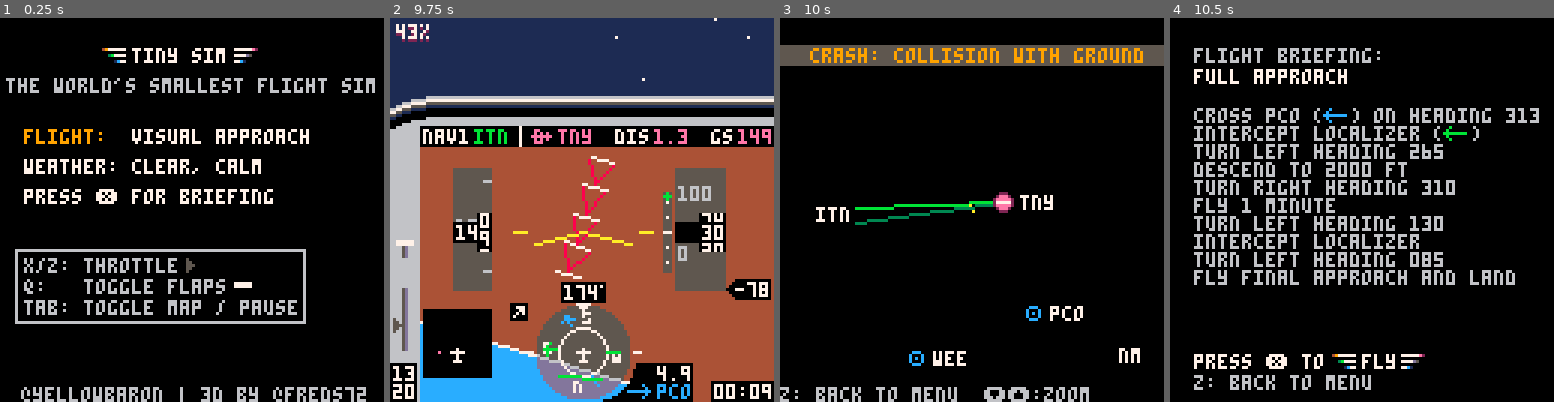
Above: before the commit, frames 1-4 (left to right).
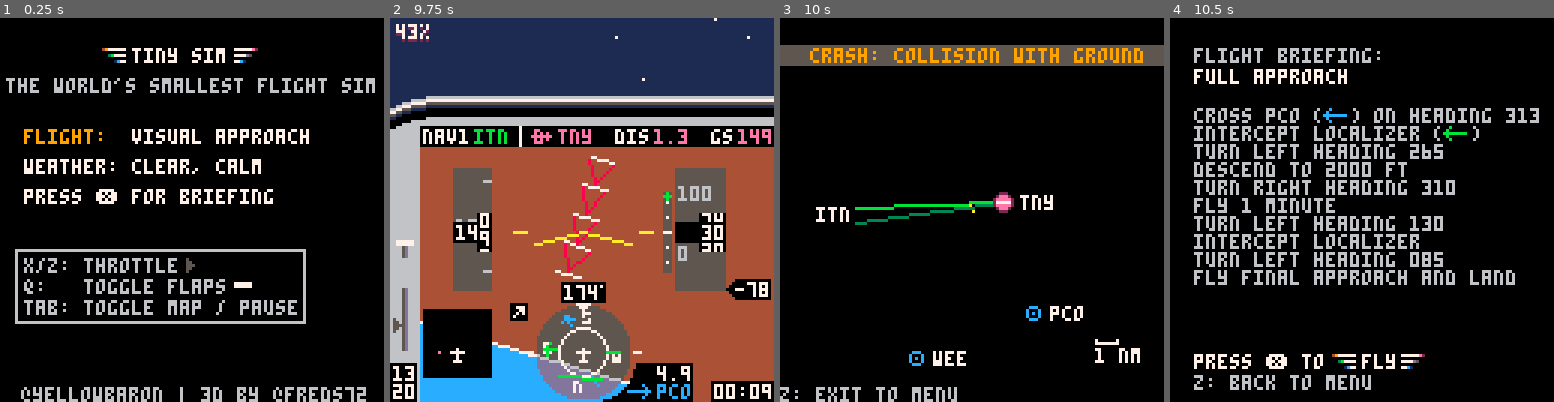
Above: after the commit, the same moments.

Repository: freds72/tiny_sim
Game: PICO-8 cartridge carts/tinysim.p8
Two runs of this game, one before a commit and one after it. Both use one fixed random seed, a clock stepped at 60 frames per second and the inputs below.
Inputs:
- Up to frame 1 (0.25 s): no input
- Up to frame 2 (9.75 s): tap X (X key) at 0.33, 0.7, 1.43, 2.58, 3.1, 3.62, 4.13, 4.65, 5.17, 5.68, 6.2, 6.72, 7.23, 7.75, 8.27, 8.78, 9.3 s; tap O (Z key) at 1.07, 1.8, 2.43, 3.07, 3.7, 4.33, 4.97, 5.6, 6.23, 6.87, 7.5, 8.13, 8.77, 9.4 s; hold Right 2.33-3.33 s; hold Right 3.38-4.22 s; hold Up 4.27-4.67 s; hold Right 4.72-5.72 s; hold Down 5.77-6.1 s; hold Left 6.15-6.98 s; hold Right 7.03-8.03 s; hold Right 8.08-8.92 s; hold Up 8.97-9.37 s; hold Right from 9.42 s (still down)
- Up to frame 3 (10 s): keep holding Right; tap X (X key) at 9.82 s
- Up to frame 4 (10.5 s): tap O (Z key) at 10.03 s; tap X (X key) at 10.33 s; release Right at 10.42 s; hold Down from 10.47 s (still down)

Frames 1-2 are identical in both runs. In frame 3, 0.8% of the frame differs, in the area x 10-89%, y 83-100%; in frame 4, nothing differs.

Commit message:
Removed map zoom

Diff:
--- a/carts/tinysim.p8
+++ b/carts/tinysim.p8
@@ -102,7 +102,6 @@
 	onground=false
 	hardlanding=0 --0: soft, 1: hard, 2:crash
  flight={}
-	zoom=1
 
  --3d
  cam=make_cam(64,12,64)
@@ -630,8 +629,8 @@
     y-=3
     if l[4]=="vor" then
       spr(39,x,y)
-      if(zoom<8) print(l[3],x+9,y+1,7)
-    elseif l[4]=="ils" and zoom<8 then
+      print(l[3],x+9,y+1,7)
+    elseif l[4]=="ils" then
       local a=(l[5]-3)/360
       local b=(l[5]+3)/360
       local _x=sin(a)
@@ -662,18 +661,18 @@
 			 rectfill(0,9,127,15,5)
 				print("pause",10,10,c)
 		end
-  print(zoom.." nm",105,110,7)
+  print("1 nm",105,110,7)
   spr(21,105,107)
   if hardlanding==2 then
-		  print("z: back to menu  \131\148:zoom",0,123,6)
+		  print("z: exit to menu",0,123,6)
 		else
-		  print("tab: fly  z: menu  \131\148:zoom",0,123,6)
+		  print("tab: fly, z: exit to menu",0,123,6)
 		end
 end
 
 function scalemap(_x,_y)
   --based on 16nm*zoom per 128px
-  return ((_x-lon)/600)*128/zoom+64,128+((_y-lat)/600)*128/zoom-64
+  return ((_x-lon)/600)*128+64,128+((_y-lat)/600)*128-64
 end
 
 function drawbriefing()
@@ -825,12 +824,6 @@
   elseif menu==2 then --pause/map screen
     if btnp(4) then --z
       _init()
-    elseif btnp(2) then --up
-					 zoom*=2
-						zoom=mid(0.5,zoom,8)
-				elseif btnp(3) then --down
-					 zoom/=2
-						zoom=mid(0.5,zoom,8)
 				elseif btnp(4,1) then --tab
 						menu=0
     end
@@ -1642,14 +1635,14 @@
 00000000ffffffffffffffffffffffffffffffffffffffffffffffffffffffff0000000055600000001500001515151500000000000000000000000000000000
 00000000ffffffffffffffffffffffffffffffffffffffffffffffffffffffff1556005656700000015600005151515100000000000000000000000000000000
 00000000ffffffffffffffffffffffffffffffffffffffffffffffffffffffff5677567757700000056700001515151500000000000000000000000000000000
-0000000000000000ffffffff77777fffffbfffff00000000ff222fffffffffff1288528828700000002800000000000000000000000000000000000000000000
-1d00000000000000fffffffff777fffffbffffff00000000f2e7e2ffff0fffff0000000029a00000014900000000000000000000000000000000000000000000
-2e00000000000000ffffffffff7fffffbbbbbbbb000000002ee7ee2ff00fffff29aa009a4a700000049a00000000000000000000000000000000000000000000
-3b000000000000000ffffffffffffffffbffffff000000002ee7ee2f000fffff33bb005b3b700000013b00000000000000000000000000000000000000000000
-450000000000000000ffffffffffffffffbfffff000000002ee7ee2ff00fffff011c005c1c700000011c00000000000000000000000000000000000000000000
-5600000000000000000fffffffffffffffffffff00000000f2e7e2ffff0fffff000000005d600000015d00000000000000000000000000000000000000000000
-6d0000000000000000000fffffffffffffffffff00000000ff222fffffffffff000000002e800000012e00000000000000000000000000000000000000000000
-760000000000000000000000ffffffffffffffff00000000ffffffffffffffff000000005f70000001df00000000000000000000000000000000000000000000
+0000000000000000ffffffff77777fffffbfffff7ffffff7ff222fffffffffff1288528828700000002800000000000000000000000000000000000000000000
+1d00000000000000fffffffff777fffffbffffff77777777f2e7e2ffff0fffff0000000029a00000014900000000000000000000000000000000000000000000
+2e00000000000000ffffffffff7fffffbbbbbbbbffffffff2ee7ee2ff00fffff29aa009a4a700000049a00000000000000000000000000000000000000000000
+3b000000000000000ffffffffffffffffbffffffffffffff2ee7ee2f000fffff33bb005b3b700000013b00000000000000000000000000000000000000000000
+450000000000000000ffffffffffffffffbfffffffffffff2ee7ee2ff00fffff011c005c1c700000011c00000000000000000000000000000000000000000000
+5600000000000000000ffffffffffffffffffffffffffffff2e7e2ffff0fffff000000005d600000015d00000000000000000000000000000000000000000000
+6d0000000000000000000fffffffffffffffffffffffffffff222fffffffffff000000002e800000012e00000000000000000000000000000000000000000000
+760000000000000000000000ffffffffffffffffffffffffffffffffffffffff000000005f70000001df00000000000000000000000000000000000000000000
 8e000000ff7fffff00000fffffcfffff777fffff777ffffffbffffffffffffff0000000000000000000000000000000000000000000000000000000000000000
 9a00000077777fff00000ffffcffffff7fffffff77ffffffbbbfffffffcccfff0000000000000000000000000000000000000000000000000000000000000000
 a7000000ff7fffff000000ffccccccccff7fffff7ffffffffbfffffffcfffcff0000000000000000000000000000000000000000000000000000000000000000
